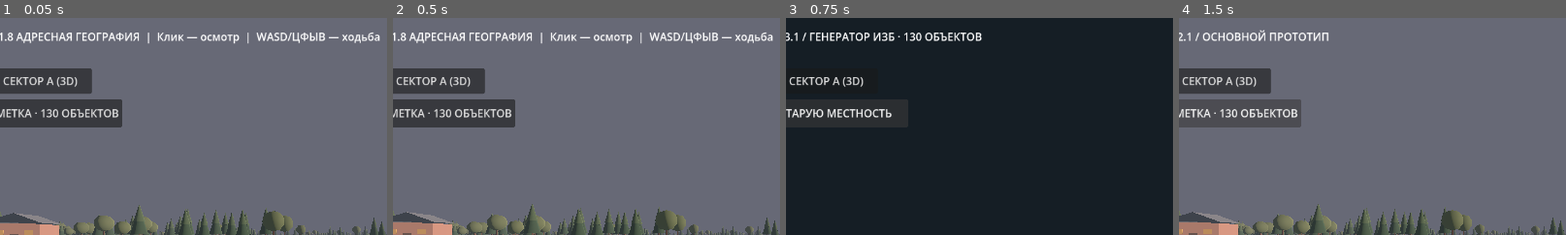
Above: before the commit, frames 1-4 (left to right).
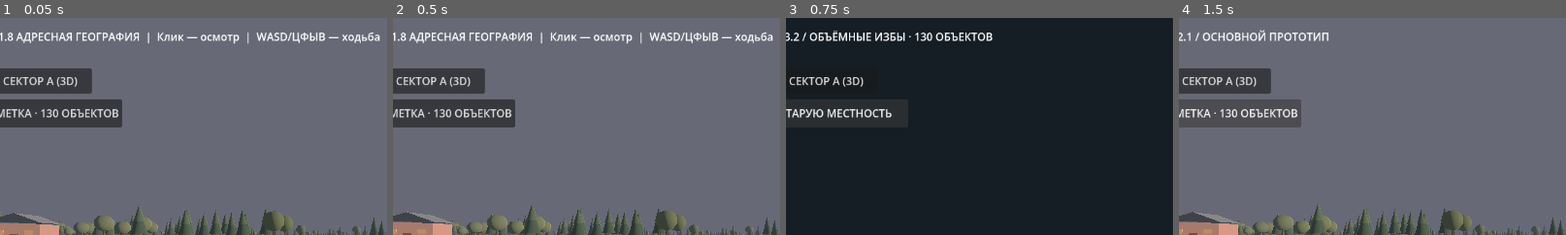
Above: after the commit, the same moments.

Repository: blacklambcult/chernozerye
Game: Godot game, scene res://main.tscn
Two runs of this game, one before a commit and one after it. Both use one fixed random seed, a clock stepped at 60 frames per second and the inputs below.
Inputs:
- Up to frame 1 (0.05 s): no input
- Up to frame 2 (0.5 s): no input
- Up to frame 3 (0.75 s): click "РУЧНАЯ РАЗМЕТКА · 130 ОБЪЕКТОВ" at 0.5 s
- Up to frame 4 (1.5 s): click "ВЕРНУТЬ СТАРУЮ МЕСТНОСТЬ" at 1.25 s
The pictures show only the part of the screen within x 11-61%, y 0-50%; the shares and areas given below are measured in that part.

Frames 1-2 are identical in both runs. In frame 3, 1.4% of the frame differs, in the area x 2-54%, y 5-11%; in frame 4, nothing differs.

Commit message:
feat: v3.2 physical log relief, roof overhangs, carved nalichniki and soft amber windows

Diff:
--- a/godot/manual_art.gd
+++ b/godot/manual_art.gd
@@ -1,5 +1,5 @@
 extends Node3D
-# CHERNOZERYE 3.1 / MODULAR IZBA GENERATOR
+# CHERNOZERYE 3.2 / MODULAR IZBA GEOMETRY
 # All spatial placements derive from the user's manual GeoJSON features.
 # Decorative features are deterministic and never modify the survey geometry.
 
@@ -9,7 +9,7 @@
 const DOOR_COLOR := Color("#24221f")
 const FRAME_COLOR := Color("#494943")
 const WINDOW_COLOR := Color("#131a1f")
-const WINDOW_LIT := Color("#efac5d")
+const WINDOW_LIT := Color("#876149")
 const FENCE_COLOR := Color("#494840")
 const POST_COLOR := Color("#3e3c36")
 const RUT_COLOR := Color("#423a32")
@@ -45,6 +45,9 @@
 var _body_counts := [0, 0, 0, 0, 0]
 var _window_counts := [0, 0, 0, 0, 0]
 var _entrance_counts := [0, 0, 0, 0, 0]
+var _log_courses_count := 0
+var _eaves_count := 0
+var _carved_count := 0
 
 func decorate(features: Array) -> void:
     _rng.seed = 19960918
@@ -110,6 +113,8 @@
     print("IZBA_GENERATOR_READY: floor_counts=", _floor_counts,
         " body=", _body_counts, " roof=", _roof_counts,
         " windows=", _window_counts, " entrances=", _entrance_counts)
+    print("IZBA_DETAIL_READY: log_courses=", _log_courses_count,
+        " roof_eaves=", _eaves_count, " carved=", _carved_count)
 
 func _local_points(raw: Array) -> PackedVector2Array:
     var points := PackedVector2Array()
@@ -279,6 +284,11 @@
         "lean_to": Color("#46443e"),
         "lean_to_roof": Color("#292f30"),
         "log_course": Color("#35352f"),
+        "log_upper": Color("#574b40"),
+        "log_front": Color("#493d35"),
+        "log_lower": Color("#302c29"),
+        "fascia": Color("#2e3332"),
+        "muntin": Color("#383b35"),
         "panel_patch": Color("#464943"),
         "carving": Color("#5c6259"),
         "cross_board": Color("#494238"),
@@ -362,8 +372,12 @@
         low, high, 0.115)
     _wall_panel("window_lit" if illuminated else "window",
         start, finish, normal, u0, u1, low + 0.11, high - 0.11, 0.142)
-    _wall_panel("lintel", start, finish, normal, u0, u1,
-        low + 0.61, low + 0.68, 0.157)
+    # Window muntins: divided, imperfect Soviet-era panes, not luminous squares.
+    _wall_panel("muntin", start, finish, normal,
+        center_fraction - 0.006, center_fraction + 0.006,
+        low + 0.10, high - 0.10, 0.162)
+    _wall_panel("muntin", start, finish, normal,
+        u0, u1, low + 0.67, low + 0.74, 0.166)
     _wall_panel(trim, start, finish, normal, u0 - 0.023, u0 - 0.009,
         low - 0.06, high + 0.06, 0.169)
     _wall_panel(trim, start, finish, normal, u1 + 0.009, u1 + 0.023,
@@ -373,6 +387,12 @@
     _wall_panel(trim, start, finish, normal, u0 - 0.030, u1 + 0.030,
         low - 0.11, low + 0.015, 0.176)
     if style == 1:
+        # One triangular wooden crown with five square-cut ornament teeth.
+        _carved_count += 1
+        _batch_tri("carving",
+            _pt(start.lerp(finish, u0 - 0.027), high + 0.12) + normal * 0.182,
+            _pt(start.lerp(finish, center_fraction), high + 0.37) + normal * 0.182,
+            _pt(start.lerp(finish, u1 + 0.027), high + 0.12) + normal * 0.182)
         # Five simple PS1 silhouette teeth suggest carved Bashkir/Volga nalichniki.
         for tooth in range(5):
             var l := lerpf(u0 - 0.028, u1 + 0.028, float(tooth) / 5.0)
@@ -393,6 +413,7 @@
         _wall_panel("board", start, finish, normal, u0, u1,
             low + 0.82, low + 1.05, 0.196)
     elif style == 4:
+        _carved_count += 1
         _wall_panel("carving", start, finish, normal,
             u0 - 0.034, u1 + 0.034, high + 0.13, high + 0.24, 0.182)
         _wall_panel("frame", start, finish, normal, u0 + half * 0.90,
@@ -407,11 +428,33 @@
         lamp.name = "Тусклая лампа / окно"
         lamp.position = _pt(center, low + 0.92) + normal * 1.1
         lamp.light_color = Color("#ffbc7e")
-        lamp.light_energy = 0.42
+        lamp.light_energy = 0.22
         lamp.light_specular = 0.0
-        lamp.omni_range = 9.0
+        lamp.omni_range = 6.0
         lamp.shadow_enabled = false
         add_child(lamp)
+
+func _raised_log(a: Vector2, b: Vector2, normal: Vector3, y: float) -> void:
+    # PS1 construction: three flat-shaded sides produce visible horizontal depth.
+    # No cylinders, PBR or additional draw calls per timber: batched by material.
+    var p := _pt(a, y)
+    var q := _pt(b, y)
+    var back := normal * 0.09
+    var front := normal * 0.225
+    _batch_quad("log_upper", p + back + Vector3.UP * 0.24,
+        q + back + Vector3.UP * 0.24,
+        q + front + Vector3.UP * 0.08,
+        p + front + Vector3.UP * 0.08)
+    _batch_quad("log_front", p + front + Vector3.UP * 0.08,
+        q + front + Vector3.UP * 0.08,
+        q + front - Vector3.UP * 0.08,
+        p + front - Vector3.UP * 0.08)
+    _batch_quad("log_lower", p + front - Vector3.UP * 0.08,
+        q + front - Vector3.UP * 0.08,
+        q + back - Vector3.UP * 0.23,
+        p + back - Vector3.UP * 0.23)
+    _log_courses_count += 1
+
 
 func _decorate_wall_module(a: Vector2, b: Vector2, normal: Vector3,
         height: float, style: int, salt: int) -> void:
@@ -420,12 +463,10 @@
             # Vertical rough corner posts (old board walls).
             _wall_panel("panel_patch", a, b, normal, 0.011, 0.023, 0.20, height, 0.098)
         1:
-            # Real log-course silhouette in addition to the pixelated log material.
-            var rows := int(floorf((height - 0.2) / 0.58))
+            # Each rough-hewn timber has three actual facets, with 0.22m relief.
+            var rows := int(floorf((height - 0.25) / 0.58))
             for n in range(rows):
-                var cy := 0.34 + float(n) * 0.58
-                _wall_panel("log_course", a, b, normal, 0.005, 0.995,
-                    cy, cy + 0.075, 0.108)
+                _raised_log(a, b, normal, 0.42 + float(n) * 0.58)
         2:
             # Flaked plaster remnants.
             _wall_panel("panel_patch", a, b, normal, 0.06, 0.19,
@@ -715,14 +756,23 @@
             3: rise = 1.58  # Four-sided hip
             4: rise = 0.96  # Asymmetric lean-to
     var eave := base + 0.12
-    if points.size() == 4:
+    # Visual roof only expands 0.28m beyond the unchanged manual building polygon.
+    var footprint_center := Vector2.ZERO
+    for p in points:
+        footprint_center += p
+    footprint_center /= float(maxi(1, points.size()))
+    var roof_points := PackedVector2Array()
+    for p in points:
+        var direction := (p - footprint_center).normalized()
+        roof_points.append(p + direction * (0.28 if category == "house" else 0.09))
+    if roof_points.size() == 4:
         # Put the long sides on a-b and d-c, regardless of footprint rotation.
-        var across_0 := points[0].distance_to(points[1])
-        var across_1 := points[1].distance_to(points[2])
-        var a: Vector2 = points[0] if across_0 >= across_1 else points[1]
-        var b: Vector2 = points[1] if across_0 >= across_1 else points[2]
-        var c: Vector2 = points[2] if across_0 >= across_1 else points[3]
-        var d: Vector2 = points[3] if across_0 >= across_1 else points[0]
+        var across_0 := roof_points[0].distance_to(roof_points[1])
+        var across_1 := roof_points[1].distance_to(roof_points[2])
+        var a: Vector2 = roof_points[0] if across_0 >= across_1 else roof_points[1]
+        var b: Vector2 = roof_points[1] if across_0 >= across_1 else roof_points[2]
+        var c: Vector2 = roof_points[2] if across_0 >= across_1 else roof_points[3]
+        var d: Vector2 = roof_points[3] if across_0 >= across_1 else roof_points[0]
         var ridge0 := (a + d) * 0.5
         var ridge1 := (b + c) * 0.5
         if category == "house" and roof_style == 3:
@@ -739,8 +789,8 @@
             # One continuous sloping panel and end walls: recognisably a shed roof.
             _roof_face(v, uv, a, b, c, eave + rise, eave + rise, eave)
             _roof_face(v, uv, a, c, d, eave + rise, eave, eave)
-            _roof_face(v, uv, d, a, a, eave, eave + rise, eave)
-            _roof_face(v, uv, c, b, b, eave, eave + rise, eave)
+            _roof_face(v, uv, d, a, (d + a) * 0.5, eave, eave + rise, eave + rise * 0.5)
+            _roof_face(v, uv, c, b, (c + b) * 0.5, eave, eave + rise, eave + rise * 0.5)
             _batch_quad("panel_patch", _pt(a, eave), _pt(b, eave),
                 _pt(b, eave + rise), _pt(a, eave + rise))
         else:
@@ -754,19 +804,28 @@
                 _decorate_roof_patch(a, b, ridge0, ridge1, eave, rise)
     else:
         var centroid := Vector2.ZERO
-        for p in points:
+        for p in roof_points:
             centroid += p
-        centroid /= float(points.size())
-        for i in range(points.size()):
-            _roof_face(v, uv, points[i], points[(i + 1) % points.size()],
+        centroid /= float(roof_points.size())
+        for i in range(roof_points.size()):
+            _roof_face(v, uv, roof_points[i], roof_points[(i + 1) % roof_points.size()],
                 centroid, eave, eave, eave + rise)
+    # A dark fascia wraps the street-side overhang and makes roof thickness legible.
+    if category == "house" and roof_style != 4:
+        for edge in range(roof_points.size()):
+            var p := roof_points[edge]
+            var q := roof_points[(edge + 1) % roof_points.size()]
+            _batch_quad("fascia", _pt(p, eave - 0.19),
+                _pt(q, eave - 0.19), _pt(q, eave + 0.06),
+                _pt(p, eave + 0.06))
+            _eaves_count += 1
     _make_textured_mesh(v, uv, _material(Color.WHITE, tex),
         category + " / modular roof " + str(roof_style))
     if category == "house" and index % 3 != 0:
         var center := Vector2.ZERO
-        for p in points:
+        for p in roof_points:
             center += p
-        center /= float(points.size())
+        center /= float(roof_points.size())
         _batch_box("chimney", _pt(center + Vector2(0.5, 0.4), base + rise * 0.65 + 0.25),
             Vector3(0.7, 1.1, 0.7))
 
--- a/godot/world.gd
+++ b/godot/world.gd
@@ -599,7 +599,7 @@
         if control != null:
             control.visible = not manual_mode
     if is_instance_valid(_status_label):
-        _status_label.text = "ЧЕРНОЗЁРЬЕ 3.1 / ГЕНЕРАТОР ИЗБ · 130 ОБЪЕКТОВ" if manual_mode else "ЧЕРНОЗЁРЬЕ 2.1 / ОСНОВНОЙ ПРОТОТИП"
+        _status_label.text = "ЧЕРНОЗЁРЬЕ 3.2 / ОБЪЁМНЫЕ ИЗБЫ · 130 ОБЪЕКТОВ" if manual_mode else "ЧЕРНОЗЁРЬЕ 2.1 / ОСНОВНОЙ ПРОТОТИП"
     var character := get_node_or_null("Player") as CharacterBody3D
     if character != null:
         character.velocity = Vector3.ZERO
